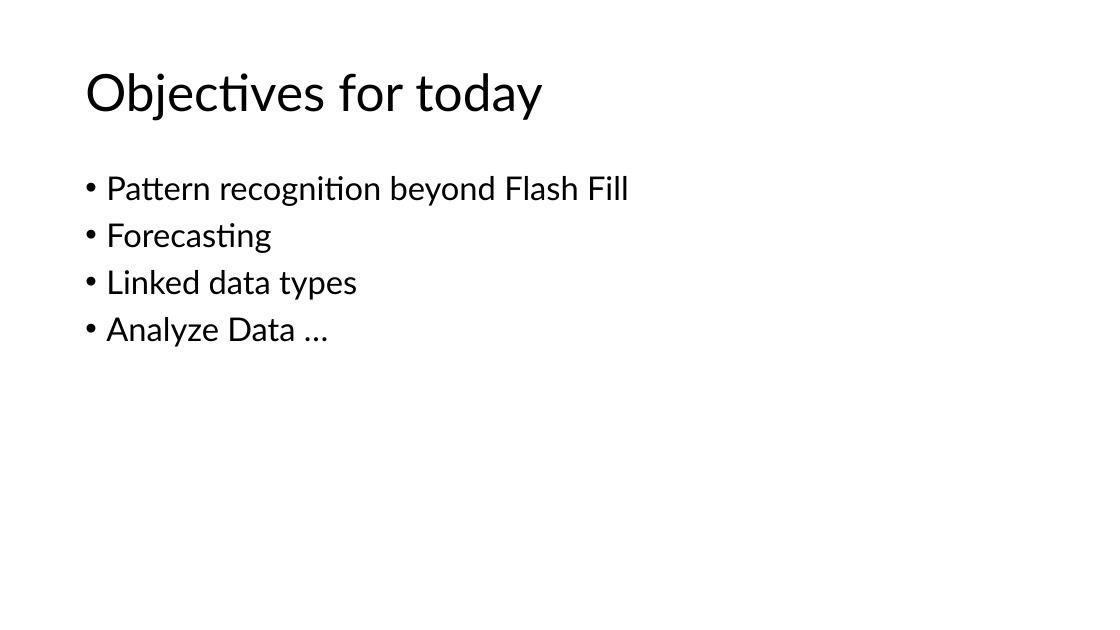
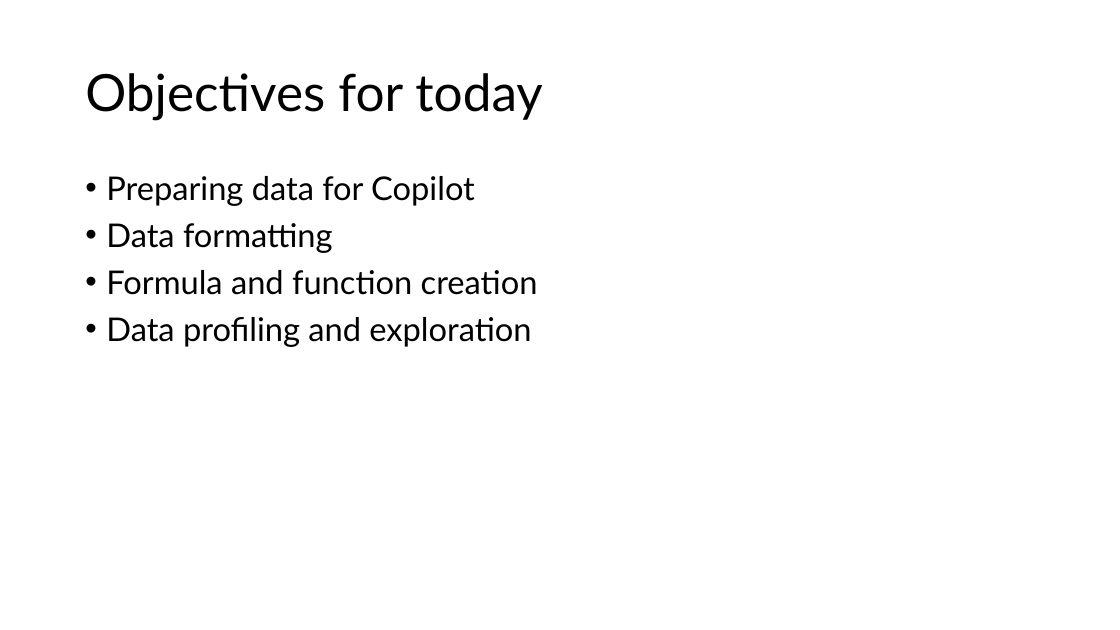
Before and after one commit to stringfestdata/complianceiq-intro-to-copilot-in-excel, a slide deck: slide 2 of complianceiq-intro-to-copilot-in-excel.pptx. Drawn at 1120x630 pixels with LibreOffice and Linux fonts; fonts in the diff are those of the drawing. Boxes give left, top, right and bottom in pixels: in the first picture for what was removed or moved away, otherwise in the second. Text is boxed around its words. In the diff, an @@ line names an element or a change of style, - is before the commit and + after.

```diff
--- a/complianceiq-intro-to-copilot-in-excel.pptx
+++ b/complianceiq-intro-to-copilot-in-excel.pptx
@@ text at <box>106,176,538,347</box>: text changed @@
-• Pattern recognition beyond Flash Fill
-• Forecasting
-• Linked data types
-• Analyze Data …
+• Preparing data for Copilot
+• Data formatting
+• Formula and function creation
+• Data profiling and exploration
```
